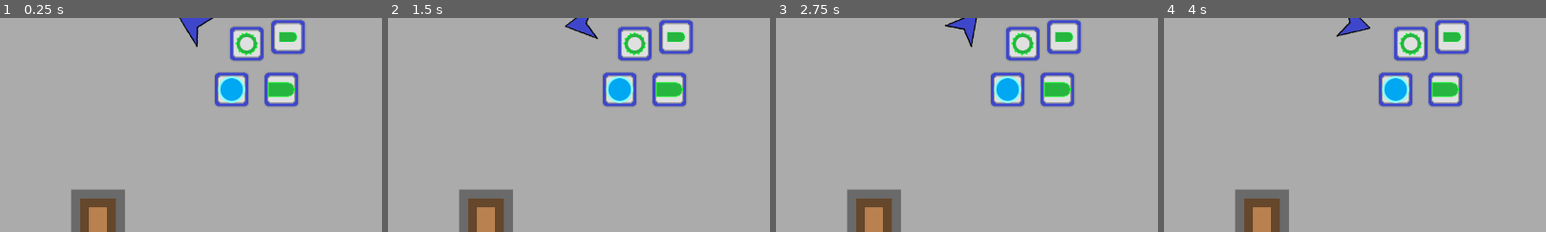
Above: before the commit, frames 1-4 (left to right).
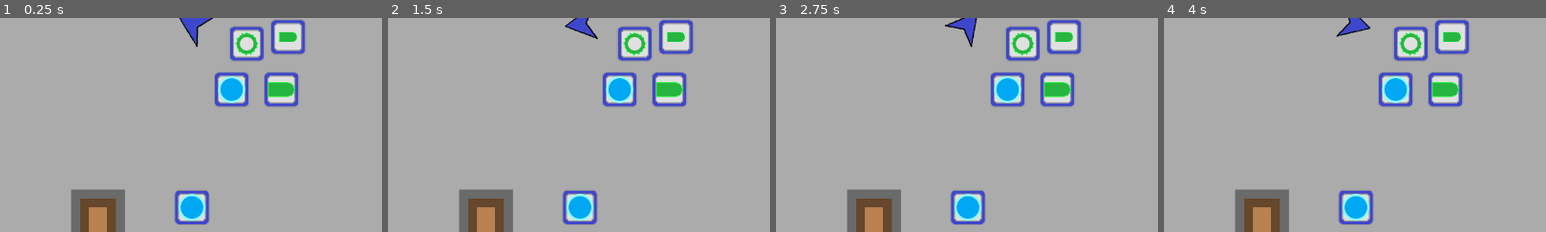
Above: after the commit, the same moments.

Repository: afkpuezo/blinkshooter
Game: Godot game, scene res://scenes/demos/demo.tscn
Two runs of this game, one before a commit and one after it. Both use one fixed random seed, a clock stepped at 60 frames per second and the inputs below.
Inputs (mouse positions are % of the whole screen's width and height, from its top left):
- Up to frame 1 (0.25 s): no input
- Up to frame 2 (1.5 s): tap Enter at 0.5 s; move the mouse to (72, 45) at 0.52 s; click (72, 45) at 0.6 s; tap Space at 1.25 s; move the mouse to (30, 55) at 1.27 s; click (30, 55) at 1.35 s
- Up to frame 3 (2.75 s): tap Enter at 2 s; move the mouse to (60, 28) at 2.02 s; click (60, 28) at 2.1 s
- Up to frame 4 (4 s): tap Space at 2.75 s; move the mouse to (45, 70) at 2.77 s; click (45, 70) at 2.85 s; tap Enter at 3.5 s; move the mouse to (80, 65) at 3.52 s; click (80, 65) at 3.6 s
The pictures show only the part of the screen within x 25-75%, y 49-98%; the shares and areas given below are measured in that part.

The runs differ from the first frame. In frame 1, 1.3% of the frame differs, in the area x 45-55%, y 80-97%; in frame 2, 1.3%; in frame 3, 1.3%; in frame 4, 1.3%.

Commit message:
omg containers why

Diff:
--- /dev/null
+++ b/scenes/ui/player_ui/action_ui/action_ui_container.tscn
@@ -0,0 +1,21 @@
+[gd_scene load_steps=2 format=2]
+
+[ext_resource path="res://scenes/ui/player_ui/action_ui/action_ui_tile/action_ui_tile.tscn" type="PackedScene" id=1]
+
+[node name="ActionUIContainer" type="HBoxContainer"]
+margin_left = -32.0
+margin_top = -32.0
+margin_right = -32.0
+margin_bottom = -32.0
+grow_horizontal = 2
+grow_vertical = 2
+rect_pivot_offset = Vector2( 32, 32 )
+mouse_filter = 2
+custom_constants/separation = 64
+alignment = 1
+
+[node name="ActionUITile" parent="." instance=ExtResource( 1 )]
+margin_left = 0.0
+margin_top = 0.0
+margin_right = 0.0
+margin_bottom = 0.0
--- a/scenes/ui/player_ui/action_ui/action_ui_tile/action_ui_tile.gd
+++ b/scenes/ui/player_ui/action_ui/action_ui_tile/action_ui_tile.gd
@@ -21,7 +21,7 @@
 }
 
 # child nodes
-onready var sprite: Sprite = $Sprite
+onready var texture_rect: TextureRect = $TextureRect
 onready var anim: AnimationPlayer = $AnimationPlayer
 onready var cooldown_label: Label = $CooldownLabel
 onready var hotkey_label: Label = $HotkeyLabel
@@ -34,7 +34,7 @@
 		texture = types_to_textures[type]
 	else:
 		texture = types_to_textures['Default']
-	sprite.texture = load(texture)
+	texture_rect.texture = load(texture)
 
 
 ## type should be the name of the Action node
@@ -46,9 +46,9 @@
 
 func set_is_ready(value = true):
 	if value:
-		sprite.modulate = default_modulate
+		texture_rect.modulate = default_modulate
 	else:
-		sprite.modulate = not_ready_modulate
+		texture_rect.modulate = not_ready_modulate
 
 
 func set_was_triggered(value = false):
--- a/scenes/ui/player_ui/action_ui/action_ui_tile/action_ui_tile.tscn
+++ b/scenes/ui/player_ui/action_ui/action_ui_tile/action_ui_tile.tscn
@@ -10,39 +10,48 @@
 
 [sub_resource type="Animation" id=3]
 resource_name = "Triggered"
-length = 0.5
+length = 0.25
 step = 0.05
 tracks/0/type = "value"
-tracks/0/path = NodePath("Sprite:scale")
+tracks/0/path = NodePath("TextureRect:rect_scale")
 tracks/0/interp = 1
 tracks/0/loop_wrap = true
 tracks/0/imported = false
 tracks/0/enabled = true
 tracks/0/keys = {
-"times": PoolRealArray( 0, 0.05, 0.5 ),
-"transitions": PoolRealArray( 0.5, -2, 2 ),
+"times": PoolRealArray( 0, 0.1, 0.25 ),
+"transitions": PoolRealArray( -2, -0.5, 2 ),
 "update": 0,
 "values": [ Vector2( 1, 1 ), Vector2( 0.8, 0.8 ), Vector2( 1, 1 ) ]
 }
 
 [node name="ActionUITile" type="Control"]
+margin_left = -32.0
+margin_top = -32.0
+margin_right = -32.0
+margin_bottom = -32.0
+grow_horizontal = 2
+grow_vertical = 2
 mouse_filter = 2
 script = ExtResource( 2 )
 default_modulate = Color( 1, 1, 1, 1 )
 not_ready_modulate = Color( 1, 0, 0, 1 )
 
-[node name="Sprite" type="Sprite" parent="."]
-texture = ExtResource( 1 )
-
 [node name="AnimationPlayer" type="AnimationPlayer" parent="."]
 anims/Idle = SubResource( 2 )
 anims/Triggered = SubResource( 3 )
 
+[node name="TextureRect" type="TextureRect" parent="."]
+margin_right = 64.0
+margin_bottom = 64.0
+rect_min_size = Vector2( 64, 64 )
+rect_pivot_offset = Vector2( 32, 32 )
+texture = ExtResource( 1 )
+stretch_mode = 1
+
 [node name="CooldownLabel" type="Label" parent="."]
-margin_left = -24.0
-margin_top = -24.0
-margin_right = 24.0
-margin_bottom = 24.0
+margin_right = 64.0
+margin_bottom = 64.0
 custom_colors/font_color = Color( 1, 1, 0, 1 )
 custom_fonts/font = ExtResource( 4 )
 align = 1
@@ -51,9 +60,7 @@
 max_lines_visible = 1
 
 [node name="HotkeyLabel" type="Label" parent="."]
-margin_left = -29.0
-margin_top = -56.0
-margin_right = 35.0
-margin_bottom = 8.0
+margin_right = 64.0
+margin_bottom = 64.0
 custom_fonts/font = ExtResource( 3 )
 uppercase = true
--- a/scenes/ui/player_ui/player_ui.tscn
+++ b/scenes/ui/player_ui/player_ui.tscn
@@ -3,7 +3,7 @@
 [ext_resource path="res://scenes/ui/player_ui/resource_bar_manager.gd" type="Script" id=1]
 [ext_resource path="res://scenes/ui/bars/resource_bar.tscn" type="PackedScene" id=2]
 [ext_resource path="res://scenes/ui/bars/themes/player_energy_bar_theme.tres" type="Theme" id=3]
-[ext_resource path="res://scenes/ui/player_ui/action_ui/action_ui_panel/action_ui_panel.tscn" type="PackedScene" id=4]
+[ext_resource path="res://scenes/ui/player_ui/action_ui/action_ui_container.tscn" type="PackedScene" id=4]
 
 [node name="PlayerUI" type="CanvasLayer"]
 
@@ -23,19 +23,20 @@
 theme = ExtResource( 3 )
 
 [node name="ActionUI" type="Control" parent="."]
-margin_right = 40.0
-margin_bottom = 40.0
-
-[node name="WeaponUIPanel" parent="ActionUI" instance=ExtResource( 4 )]
-margin_left = 20.0
-margin_top = 92.0
-margin_right = 20.0
-margin_bottom = 92.0
-is_action = false
-center_justified = false
+anchor_right = 1.0
+anchor_bottom = 1.0
 
 [node name="CenterContainer" type="CenterContainer" parent="ActionUI"]
+anchor_top = 0.856
+anchor_right = 1.0
+anchor_bottom = 1.0
+margin_left = -32.0
+margin_top = -32.0
+margin_right = -32.0
+margin_bottom = -32.0
 
-[node name="ActionUIPanel" parent="ActionUI/CenterContainer" instance=ExtResource( 4 )]
-anchor_right = 0.0
-anchor_bottom = 0.0
+[node name="ActionUIContainer" parent="ActionUI/CenterContainer" instance=ExtResource( 4 )]
+margin_left = 683.0
+margin_top = 55.0
+margin_right = 683.0
+margin_bottom = 55.0
